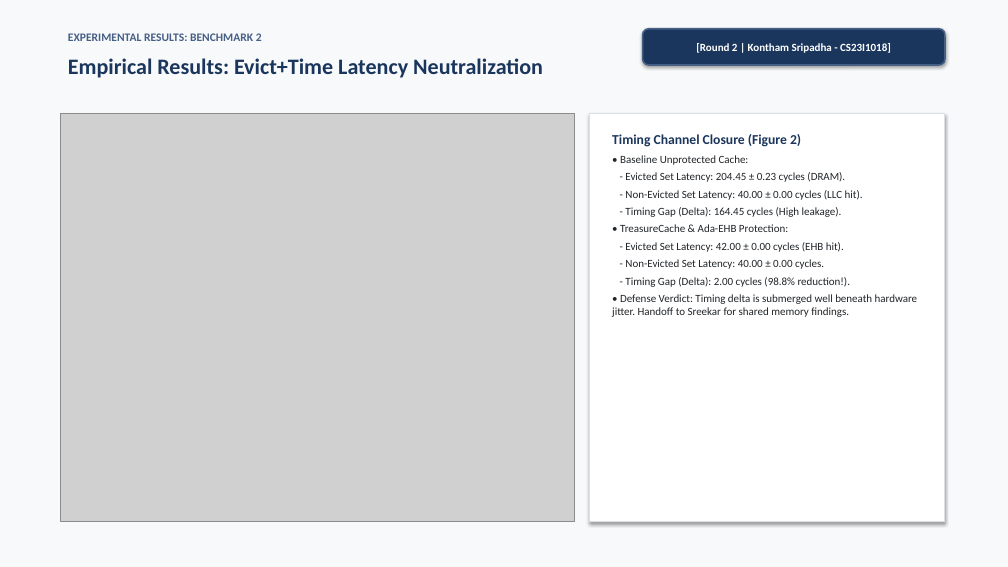
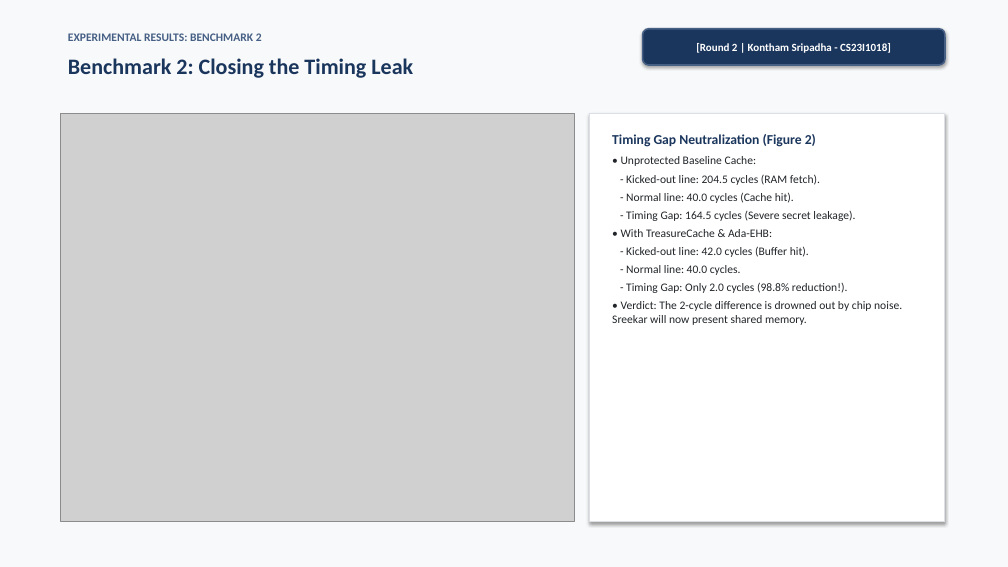
Before and after one commit to Sripadh16/IS-project, a slide deck: slide 13 of TreasureCache_Presentation.pptx. Drawn at 1008x567 pixels with LibreOffice and Linux fonts; fonts in the diff are those of the drawing; grey boxes stand for pictures. Boxes give left, top, right and bottom in pixels: in the first picture for what was removed or moved away, otherwise in the second. Text is boxed around its words. In the diff, an @@ line names an element or a change of style, - is before the commit and + after.

```diff
--- a/TreasureCache_Presentation.pptx
+++ b/TreasureCache_Presentation.pptx
@@ text at (68,58,413,78): text changed @@
-Empirical Results: Evict+Time Latency Neutralization
+Benchmark 2: Closing the Timing Leak
@@ text at (612,134,902,325): text changed; size 10.5 to 11 pt @@
-Timing Channel Closure (Figure 2)
-• Baseline Unprotected Cache:
-- Evicted Set Latency: 204.45 ± 0.23 cycles (DRAM).
-- Non-Evicted Set Latency: 40.00 ± 0.00 cycles (LLC hit).
-- Timing Gap (Delta): 164.45 cycles (High leakage).
-• TreasureCache & Ada-EHB Protection:
-- Evicted Set Latency: 42.00 ± 0.00 cycles (EHB hit).
-- Non-Evicted Set Latency: 40.00 ± 0.00 cycles.
-- Timing Gap (Delta): 2.00 cycles (98.8% reduction!).
-• Defense Verdict: Timing delta is submerged well beneath hardware jitter. Handoff to Sreekar for shared memory findings.
+Timing Gap Neutralization (Figure 2)
+• Unprotected Baseline Cache:
+- Kicked-out line: 204.5 cycles (RAM fetch).
+- Normal line: 40.0 cycles (Cache hit).
+- Timing Gap: 164.5 cycles (Severe secret leakage).
+• With TreasureCache & Ada-EHB:
+- Kicked-out line: 42.0 cycles (Buffer hit).
+- Normal line: 40.0 cycles.
+- Timing Gap: Only 2.0 cycles (98.8% reduction!).
+• Verdict: The 2-cycle difference is drowned out by chip noise. Sreekar will now present shared memory.
```
Also in this commit, not shown: 19 other slides changed, 5 other files.
